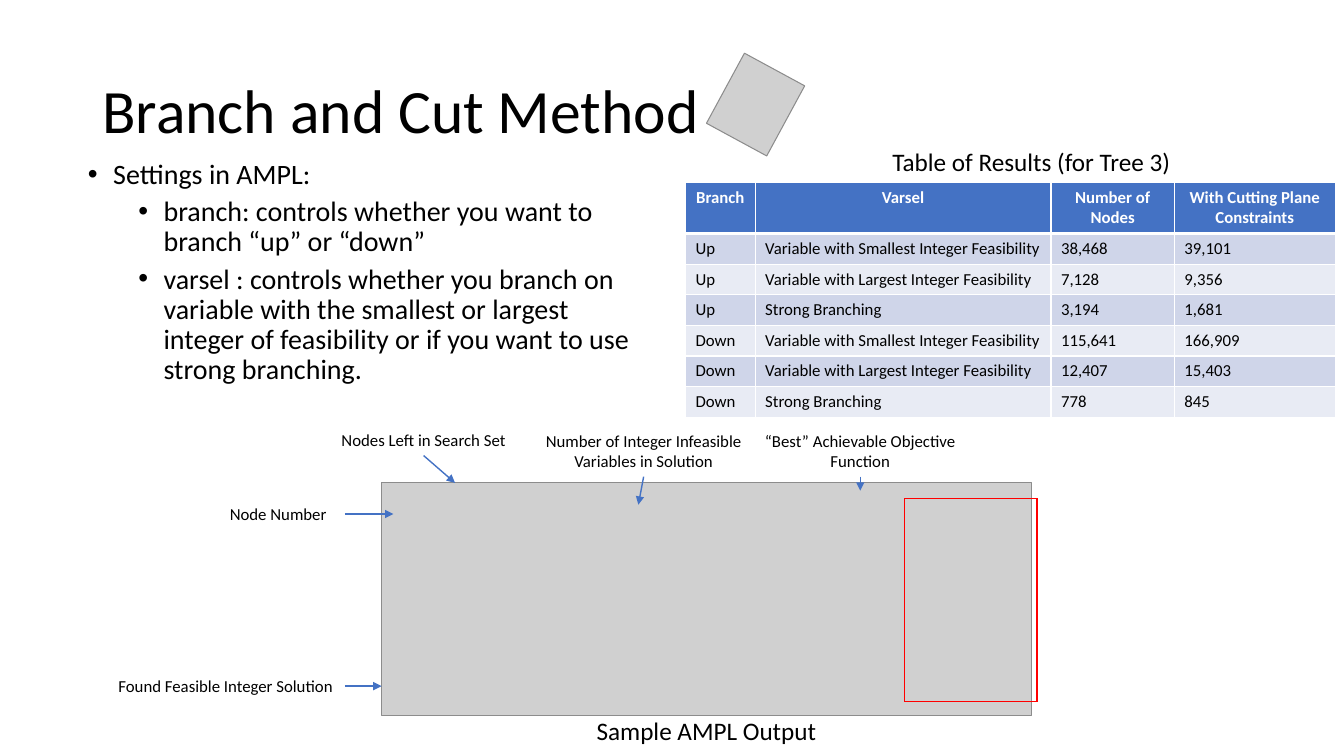
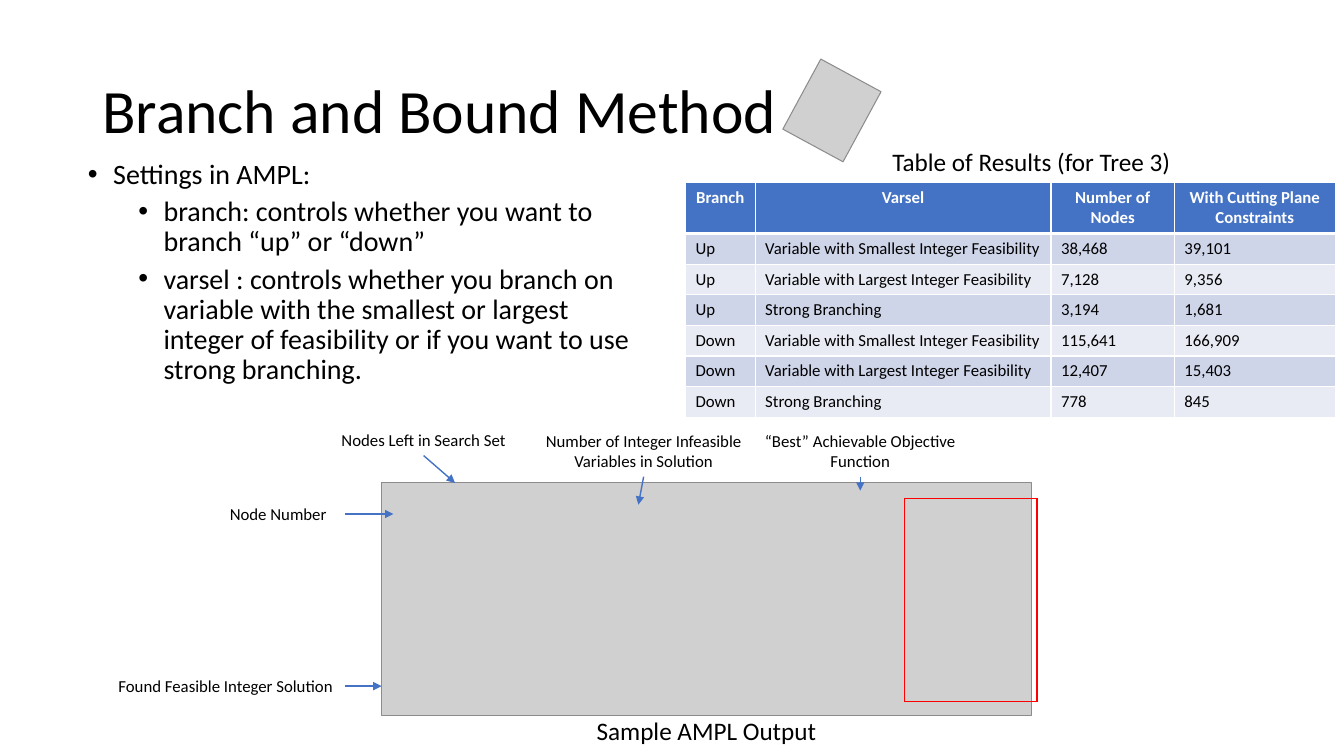
Before and after one commit to DillWithIt77/D2P-Spring-2021, a slide deck: slide 9 of Presentations/Trees Get Degrees_Full_Presentation.pptx. Drawn at 1344x756 pixels with LibreOffice and Linux fonts; fonts in the diff are those of the drawing; grey boxes stand for pictures; background and template pictures are left out. Boxes give left, top, right and bottom in pixels: in the first picture for what was removed or moved away, otherwise in the second. Text is boxed around its words. In the diff, an @@ line names an element or a change of style, - is before the commit and + after.

```diff
--- a/Presentations/Trees Get Degrees_Full_Presentation.pptx
+++ b/Presentations/Trees Get Degrees_Full_Presentation.pptx
@@ picture: place and size @@
-picture at [707,53,805,156]
+picture at [783,59,881,162]
@@ title at [102,90,776,134]: text changed @@
-Branch and Cut Method
+Branch and Bound Method
```
Also in this commit, not shown: 1 other slide changed.
